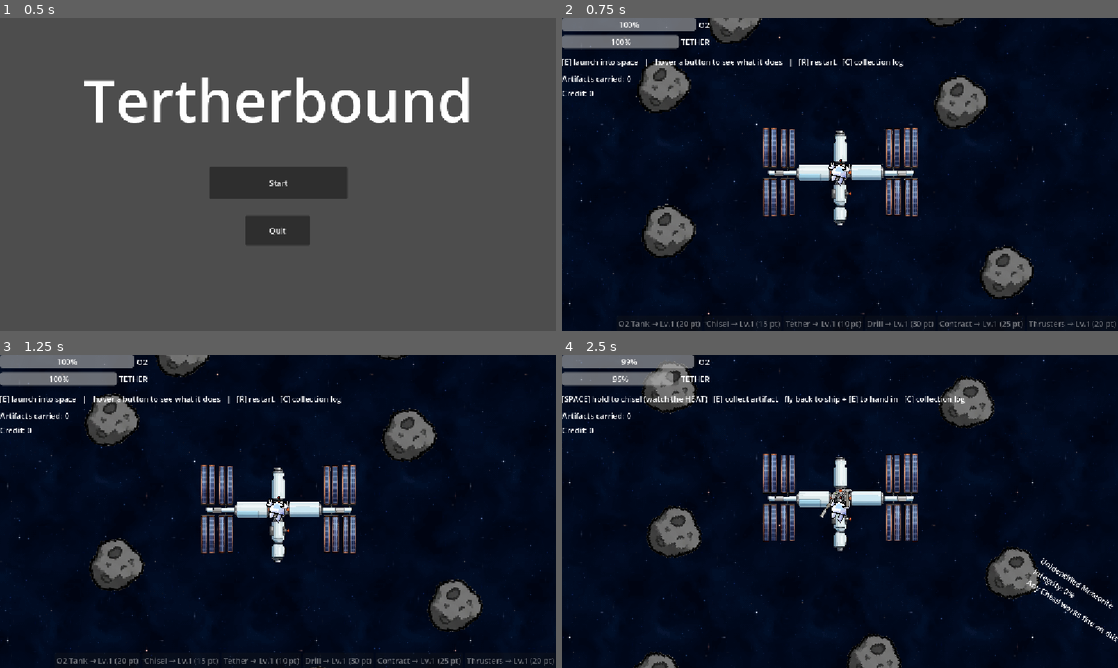
Above: before the commit, frames 1-4 (two rows, left to right).
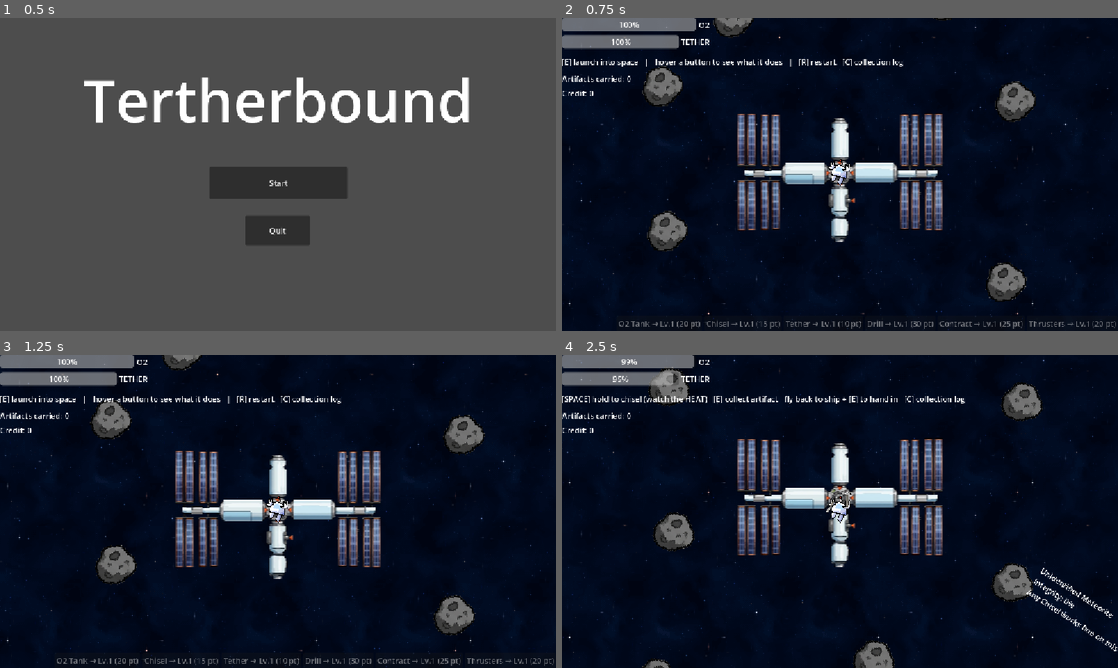
Above: after the commit, the same moments.

Repository: sirakit/Godot_Game_Jam_Project
Game: Godot game, scene res://Scenes/main_menu.tscn
The game is run twice, just before and just after one commit, with the same random seed, the same clock (stepped at 60 frames per second) and the same inputs.
Inputs (mouse positions are in pixels of both pictures, inside the frame that each line leads up to):
- Up to frame 1 (0.5 s): no input
- Up to frame 2 (0.75 s): click "Start" at 0.5 s
- Up to frame 3 (1.25 s): no input
- Up to frame 4 (2.5 s): tap Enter at 1.25 s; move the mouse to (673, 420) at 1.27 s; hold D (move_right) 1.28-2.03 s; hold Space (chisel) 1.28-2.03 s; move the mouse to (1017, 592) at 2.02 s; hold S (move_down) from 2.03 s (still down); tap E (interact) at 2.1 s

Frame 1 is identical in both runs. In frame 2, 12% of the frame differs, in the area x 13-86%, y 0-91%; in frame 3, 11%; in frame 4, 12%, in the area x 12-100%, y 2-100%.

Commit message:
up scale

Diff:
--- a/Scenes/meteorite.tscn
+++ b/Scenes/meteorite.tscn
@@ -4,14 +4,14 @@
 [ext_resource type="Texture2D" uid="uid://slhu6aovr25s" path="res://Assets/sprites/meteorites/meteorite_1.webp" id="2_yk4mi"]
 
 [sub_resource type="CircleShape2D" id="CircleShape2D_xepy2"]
-radius = 53.009434
+radius = 45.01111
 
 [node name="Meteorite" type="Node2D" unique_id=205495736]
 script = ExtResource("1_7v1jx")
 
 [node name="RockShape" type="Polygon2D" parent="." unique_id=1296786105]
-position = Vector2(-3.0000021, 0.99999815)
-scale = Vector2(1.9361702, 1.9574468)
+position = Vector2(-4.4870987, 6.702131)
+scale = Vector2(1.4594839, 1.4680852)
 color = Color(0.050980393, 0.06666667, 0.46666667, 0.8)
 polygon = PackedVector2Array(-11, -16, 9, -25, 12, -17, 25, -11, 25, 6, 18, 18, 5, 22, 4, 16, -6, 16, -10, 20, -15, 12, -22, -1)
 
@@ -21,8 +21,8 @@
 texture = ExtResource("2_yk4mi")
 
 [node name="Artifact" type="Polygon2D" parent="." unique_id=1367278947]
-position = Vector2(-20.76739, 8.843075)
-scale = Vector2(0.65760857, 0.6692307)
+position = Vector2(-20.571737, 9.515382)
+scale = Vector2(0.60326076, 0.59615386)
 color = Color(0.4627451, 0.03137255, 0.7294118, 1)
 polygon = PackedVector2Array(5.200012, 9.200005, 77.20001, -10, 72, -13, 25.200012, -42.799995, 5.200012, -25.999992, 3.600006, -7.599991)
 uv = PackedVector2Array(5.200012, 9.200005, 77.20001, -10, 72, -13, 25.200012, -42.799995, 5.200012, -25.999992, 3.600006, -7.599991)
@@ -30,6 +30,7 @@
 [node name="Area2D" type="Area2D" parent="." unique_id=1677021760]
 
 [node name="CollisionShape2D" type="CollisionShape2D" parent="Area2D" unique_id=1153831540]
+position = Vector2(0, 7)
 shape = SubResource("CircleShape2D_xepy2")
 
 [node name="InfoLabel" type="Label" parent="." unique_id=862681611]
--- a/Scenes/player.tscn
+++ b/Scenes/player.tscn
@@ -43,17 +43,17 @@
 [node name="Tools_Node2D" type="Node2D" parent="." unique_id=2052607886]
 
 [node name="Chisel_Sprite2D" type="Sprite2D" parent="Tools_Node2D" unique_id=722330875]
-position = Vector2(-35, 0.99999905)
+position = Vector2(-24, -6.0000005)
 rotation = -2.5651128
-scale = Vector2(0.11269946, 0.11269947)
+scale = Vector2(0.080317646, 0.07972531)
 texture = ExtResource("3_vgqql")
 
 [node name="HammerPivot_Node2D" type="Node2D" parent="Tools_Node2D" unique_id=1407397289]
 position = Vector2(15, -12)
 
 [node name="Hammer_Sprite2D" type="Sprite2D" parent="Tools_Node2D/HammerPivot_Node2D" unique_id=1842906985]
-position = Vector2(1.9073486e-06, -4.7683716e-07)
+position = Vector2(-1.0000002, 1)
 rotation = -0.010060906
-scale = Vector2(0.10505318, 0.105053194)
+scale = Vector2(0.09029286, 0.08481083)
 texture = ExtResource("4_fkybt")
 offset = Vector2(24.729218, -202.6696)
--- a/Scenes/ship.tscn
+++ b/Scenes/ship.tscn
@@ -10,14 +10,14 @@
 size = Vector2(250, 100)
 
 [sub_resource type="CircleShape2D" id="CircleShape2D_xepy2"]
-radius = 180.0
+radius = 243.05144
 
 [node name="Ship" type="Node2D" unique_id=1198528667]
 script = ExtResource("1_78pfh")
 
 [node name="Sprite2D" type="Sprite2D" parent="." unique_id=1989814624]
-position = Vector2(1.9073486e-06, -4.7683716e-07)
-scale = Vector2(0.3125, 0.3125)
+position = Vector2(-0.9999924, 0)
+scale = Vector2(0.41447803, 0.41447803)
 texture = ExtResource("2_4qyt1")
 offset = Vector2(-20, -9)
 
--- a/Scenes/space.tscn
+++ b/Scenes/space.tscn
@@ -46,10 +46,10 @@
 position = Vector2(161, 915)
 
 [node name="Meteorite5" parent="MeteoriteSpawner" unique_id=619376306 instance=ExtResource("3_wnfdr")]
-position = Vector2(900, 697)
+position = Vector2(900, 717)
 
 [node name="Meteorite6" parent="MeteoriteSpawner" unique_id=1707200877 instance=ExtResource("3_wnfdr")]
-position = Vector2(805, 344)
+position = Vector2(920, 343)
 
 [node name="Meteorite7" parent="MeteoriteSpawner" unique_id=889060345 instance=ExtResource("3_wnfdr")]
 position = Vector2(1219, 344)
